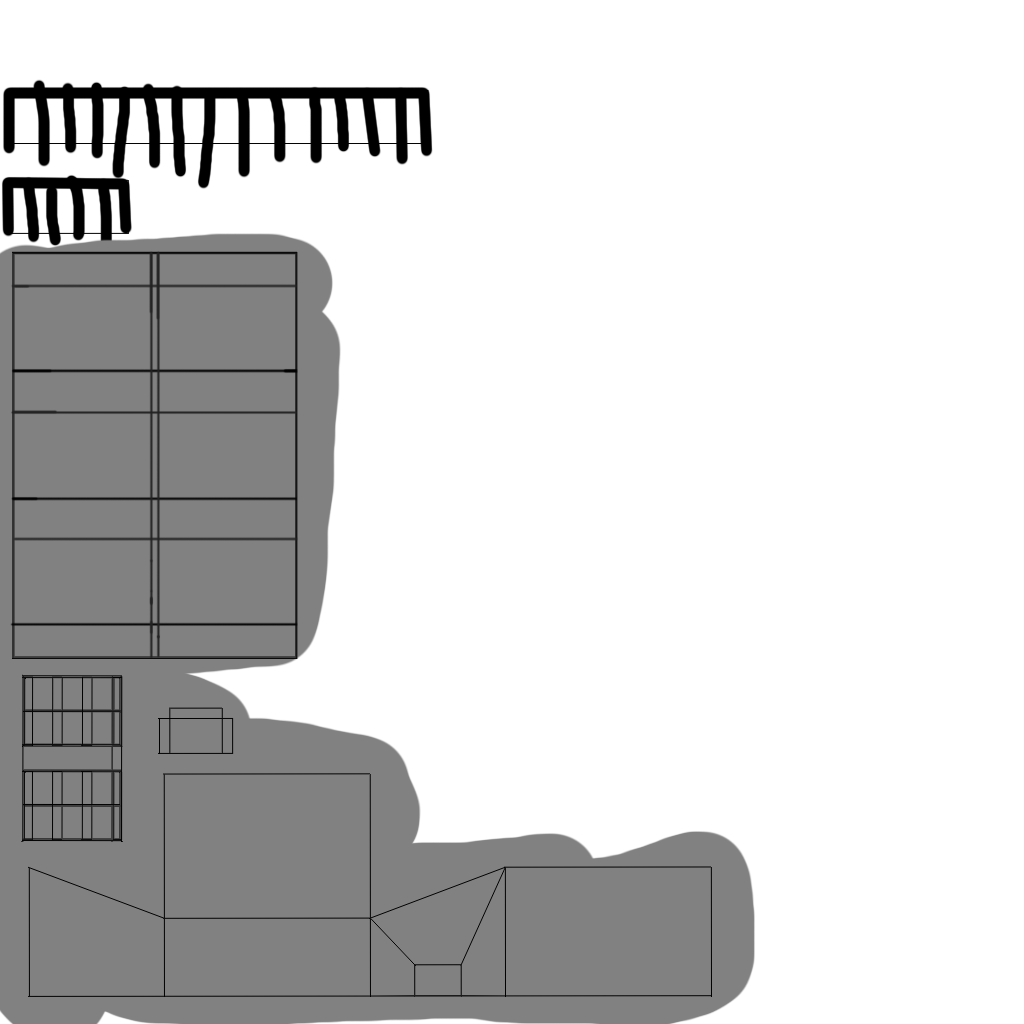
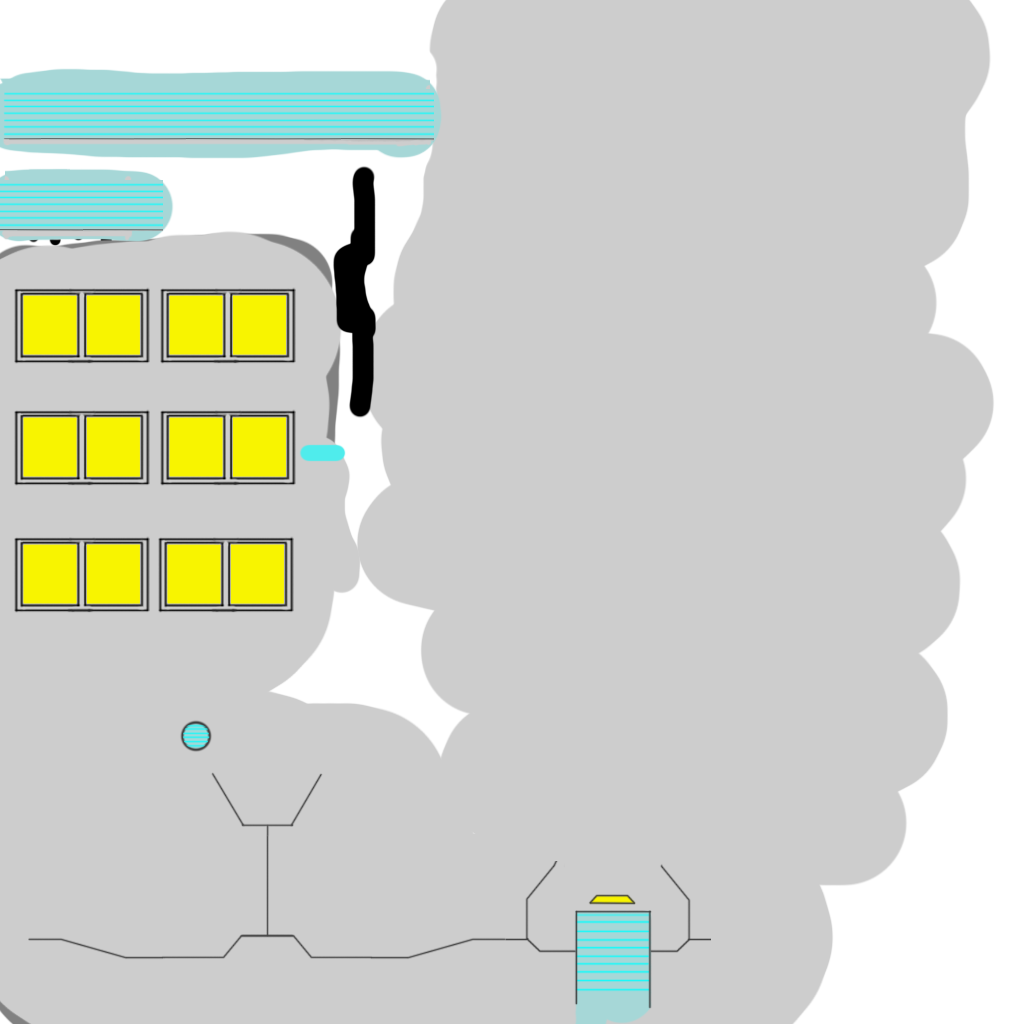
Layers edited between the first and the second 1024x1024 image:
removed layer "Layer 3" over [left=10, top=250, right=299, bottom=659]
removed layer "Layer 0" over [left=6, top=89, right=712, bottom=997]
added layer "Layer 16 copy 5" above "Layer 16 copy 4" over [left=158, top=165, right=377, bottom=613]
added layer "Layer 16 copy 4" above "Layer 16 copy 3" over [left=14, top=536, right=150, bottom=613]
added layer "Layer 16 copy 3" above "Layer 16 copy 2" over [left=14, top=409, right=150, bottom=486]
added layer "Layer 16 copy 2" above "Layer 16 copy" over [left=160, top=409, right=296, bottom=486]
added layer "Layer 16 copy" above "Layer 16" over [left=160, top=287, right=296, bottom=364]
added layer "Layer 16" above "Layer 14 copy 6" over [left=14, top=287, right=150, bottom=364]
added layer "Layer 14 copy 6" above "Layer 14 copy 5" over [left=0, top=180, right=83, bottom=232]
added layer "Layer 14 copy 5" above "Layer 14 copy 4" over [left=28, top=168, right=163, bottom=232]
added layer "Layer 14 copy 4" above "Layer 5" over [left=299, top=77, right=434, bottom=142]
added layer "Layer 5" above "Layer 15" over [left=299, top=435, right=652, bottom=1009]
added layer "Layer 15" above "Layer 14 copy 3" over [left=2, top=77, right=434, bottom=242]
added layer "Layer 14 copy 3" above "Layer 14 copy 2" over [left=0, top=77, right=134, bottom=143]
added layer "Layer 14 copy 2" above "Layer 14 copy" over [left=144, top=77, right=279, bottom=143]
added layer "Layer 14 copy" above "Layer 14" over [left=5, top=77, right=160, bottom=143]
added layer "Layer 6" above "Layer 8" over [left=0, top=68, right=652, bottom=1024]
added layer "Layer 8" above "Layer 7" over [left=588, top=894, right=711, bottom=953]
added layer "Layer 7" above "Layer 11" over [left=504, top=894, right=636, bottom=953]
added layer "Layer 10" above "Layer 12" over [left=164, top=772, right=691, bottom=960]
painted on "Layer 1" over [left=0, top=0, right=994, bottom=1024]
…and 3 more changes (3 added)
